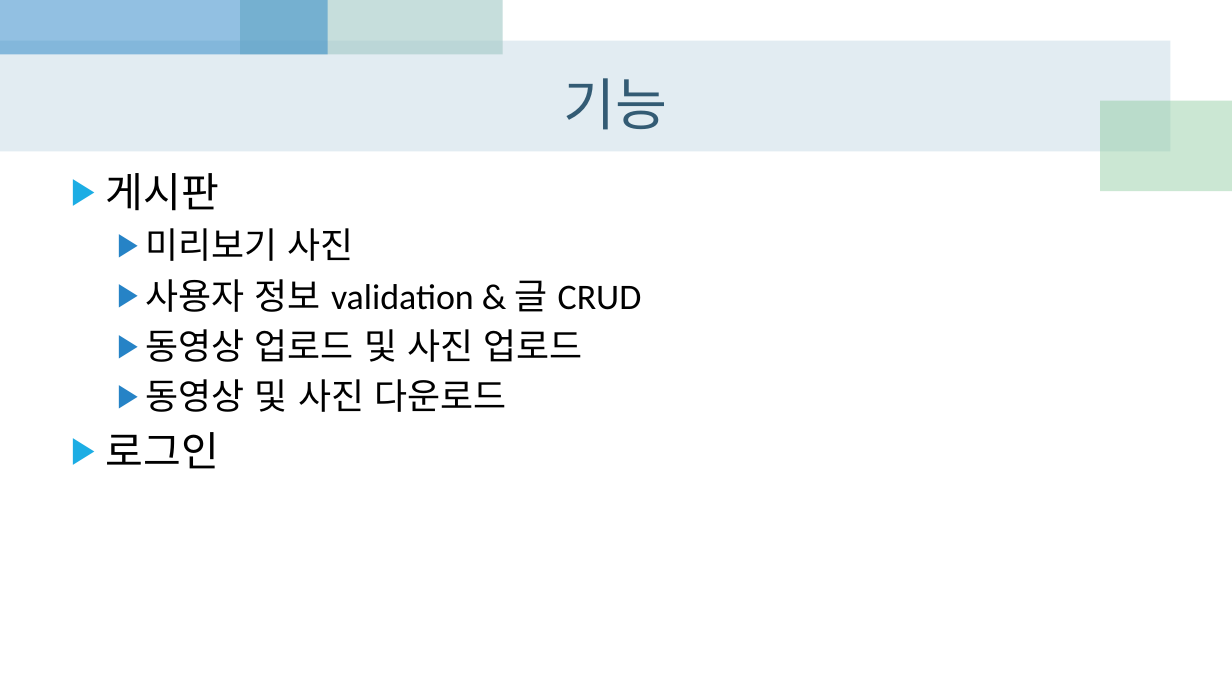
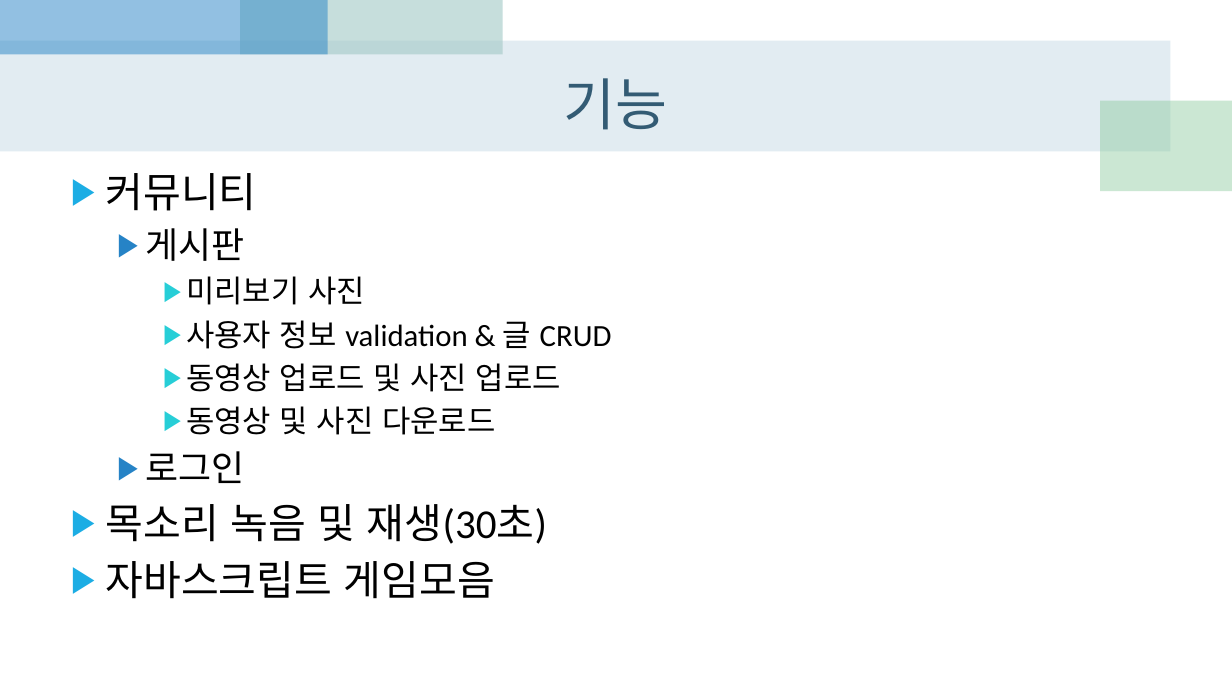
Before and after one commit to BellTigerLee/SelfHomepage, a slide deck: slide 6 of 홈페이지를 만들어보자.pptx. Drawn at 1232x693 pixels with LibreOffice and Linux fonts; fonts in the diff are those of the drawing. Boxes give left, top, right and bottom in pixels: in the first picture for what was removed or moved away, otherwise in the second. Text is boxed around its words. In the diff, an @@ line names an element or a change of style, - is before the commit and + after.

```diff
--- a/홈페이지를 만들어보자.pptx
+++ b/홈페이지를 만들어보자.pptx
@@ text at [105,173,256,211]: paragraph added @@
+▶ 커뮤니티
@@ text at [146,228,612,483]: size 32 to 28 pt in "게시판", "로그인"; size 28 to 24 pt in "미리보기 사진", "사용자 정보 validation & 글 CRUD", "동영상 업로드 및 사진 업로드", "동영상 및 사진 다운로드"; list level 1 to 2 in "게시판"; bullet colour #1CADE4 to #2683C6; list level 2 to 3 in "미리보기 사진"; bullet colour #2683C6 to #27CED7; list level 2 to 3 in "사용자 정보 validation & 글 ..."; list level 2 to 3 in "동영상 업로드 및 사진 업로드"; list level 2 to 3 in "동영상 및 사진 다운로드"; list level 1 to 2 in "로그인" @@
@@ text at [105,504,547,599]: paragraphs added @@
+▶ 목소리 녹음 및 재생(30초)
+▶ 자바스크립트 게임모음
```
Also in this commit, not shown: 1 other slide changed.
